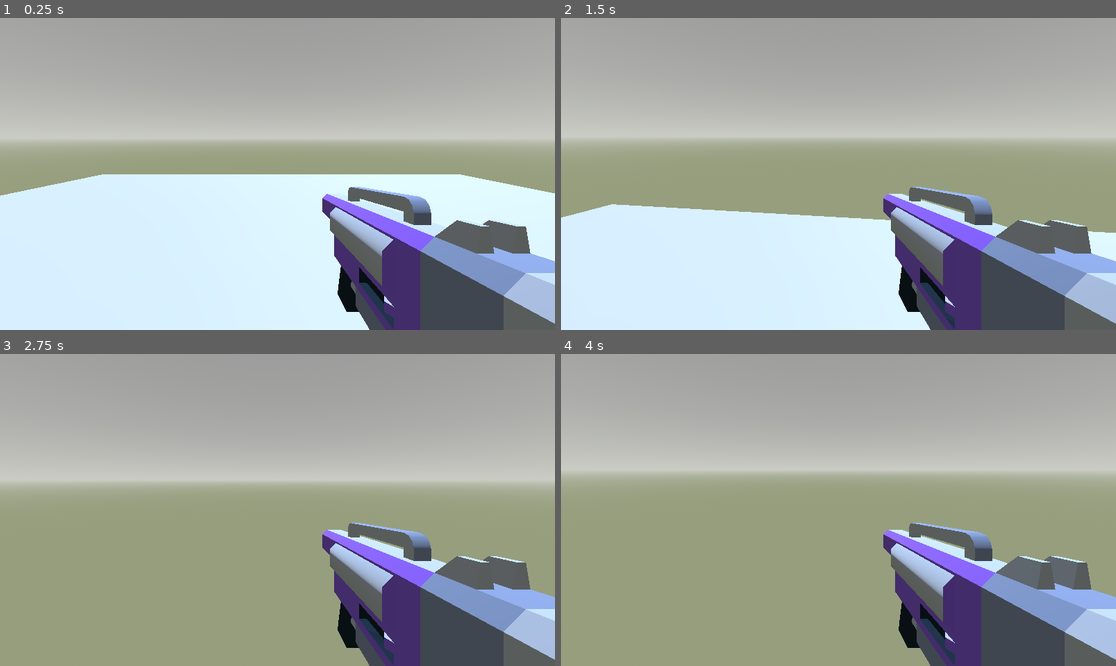
Above: before the commit, frames 1-4 (two rows, left to right).
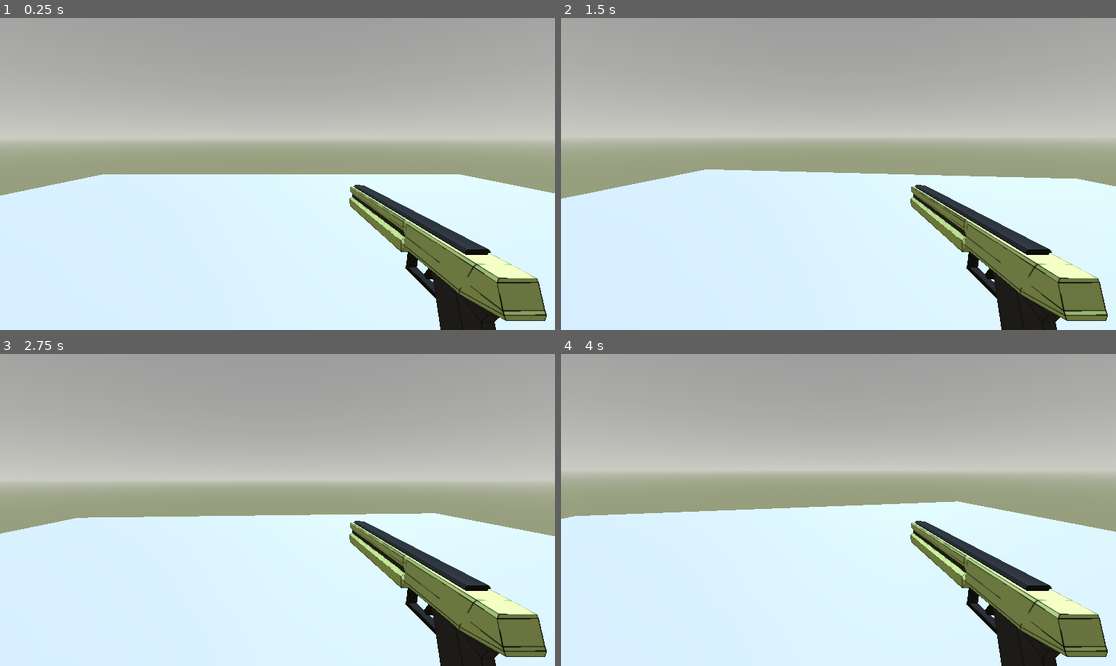
Above: after the commit, the same moments.

Repository: KeefirKeefir/GameJam24
Game: Godot game, scene res://scenes/floor.tscn
Two runs of this game, one before a commit and one after it. Both use one fixed random seed, a clock stepped at 60 frames per second and the inputs below.
Inputs (mouse positions are in pixels of both pictures, inside the frame that each line leads up to):
- Up to frame 1 (0.25 s): no input
- Up to frame 2 (1.5 s): tap Enter at 0.5 s; move the mouse to (866, 174) at 0.52 s; hold W (forward, bound only before the commit) from 0.53 s (still down); tap Space (jump, bound only before the commit) at 0.6, 0.77, 1.07, 1.35 s; move the mouse to (810, 174) at 1.27 s
- Up to frame 3 (2.75 s): keep holding W (forward, bound only before the commit); tap Space (jump, bound only before the commit) at 1.52, 1.82, 2.1 s; move the mouse to (288, 503) at 2.02 s
- Up to frame 4 (4 s): keep holding W (forward, bound only before the commit); tap Space (jump, bound only before the commit) at 2.75, 2.85, 3.02, 3.32, 3.6, 3.77 s; move the mouse to (832, 516) at 2.77 s; tap Enter at 3.5 s; move the mouse to (877, 513) at 3.52 s

The runs differ from the first frame. In frame 1, 14% of the frame differs, in the area x 58-100%, y 53-100%; in frame 2, 25%; in frame 3, 47%; in frame 4, 49%, in the area x 0-100%, y 47-100%.

Commit message:
added pistol model

Diff:
--- /dev/null
+++ b/assets/sdsgdg.tscn
@@ -0,0 +1,3 @@
+[gd_scene format=3 uid="uid://c5snbmd17stua"]
+
+[node name="Sdsgdg" type="Node3D"]
--- /dev/null
+++ b/node_3d.tscn
@@ -0,0 +1,3 @@
+[gd_scene format=3 uid="uid://d3nqcd2vjkedl"]
+
+[node name="Node3D" type="Node3D"]
--- a/project.godot
+++ b/project.godot
@@ -14,31 +14,3 @@
 run/main_scene="res://scenes/floor.tscn"
 config/features=PackedStringArray("4.3", "Forward Plus")
 config/icon="res://icon.svg"
-
-[input]
-
-left={
-"deadzone": 0.5,
-"events": [Object(InputEventKey,"resource_local_to_scene":false,"resource_name":"","device":-1,"window_id":0,"alt_pressed":false,"shift_pressed":false,"ctrl_pressed":false,"meta_pressed":false,"pressed":false,"keycode":0,"physical_keycode":65,"key_label":0,"unicode":97,"location":0,"echo":false,"script":null)
-]
-}
-right={
-"deadzone": 0.5,
-"events": [Object(InputEventKey,"resource_local_to_scene":false,"resource_name":"","device":-1,"window_id":0,"alt_pressed":false,"shift_pressed":false,"ctrl_pressed":false,"meta_pressed":false,"pressed":false,"keycode":0,"physical_keycode":68,"key_label":0,"unicode":100,"location":0,"echo":false,"script":null)
-]
-}
-forward={
-"deadzone": 0.5,
-"events": [Object(InputEventKey,"resource_local_to_scene":false,"resource_name":"","device":-1,"window_id":0,"alt_pressed":false,"shift_pressed":false,"ctrl_pressed":false,"meta_pressed":false,"pressed":false,"keycode":0,"physical_keycode":87,"key_label":0,"unicode":119,"location":0,"echo":false,"script":null)
-]
-}
-back={
-"deadzone": 0.5,
-"events": [Object(InputEventKey,"resource_local_to_scene":false,"resource_name":"","device":-1,"window_id":0,"alt_pressed":false,"shift_pressed":false,"ctrl_pressed":false,"meta_pressed":false,"pressed":false,"keycode":0,"physical_keycode":83,"key_label":0,"unicode":115,"location":0,"echo":false,"script":null)
-]
-}
-jump={
-"deadzone": 0.5,
-"events": [Object(InputEventKey,"resource_local_to_scene":false,"resource_name":"","device":-1,"window_id":0,"alt_pressed":false,"shift_pressed":false,"ctrl_pressed":false,"meta_pressed":false,"pressed":false,"keycode":0,"physical_keycode":32,"key_label":0,"unicode":32,"location":0,"echo":false,"script":null)
-]
-}
--- /dev/null
+++ b/scenes/gunstetstscn.tscn
@@ -0,0 +1,11 @@
+[gd_scene load_steps=4 format=3 uid="uid://bkwu42a4cxmea"]
+
+[ext_resource type="ArrayMesh" uid="uid://c20vteratwg3b" path="res://assets/gcpistol.obj" id="1_2ht0s"]
+[ext_resource type="Texture2D" uid="uid://61qf45jjho8u" path="res://assets/gungrid3.png" id="2_hw8ey"]
+
+[sub_resource type="StandardMaterial3D" id="StandardMaterial3D_6pu7b"]
+albedo_texture = ExtResource("2_hw8ey")
+
+[node name="MeshInstance3D" type="MeshInstance3D"]
+mesh = ExtResource("1_2ht0s")
+surface_material_override/0 = SubResource("StandardMaterial3D_6pu7b")
--- a/scenes/player.tscn
+++ b/scenes/player.tscn
@@ -1,10 +1,11 @@
-[gd_scene load_steps=8 format=3 uid="uid://ddn3gi1k5ock8"]
+[gd_scene load_steps=9 format=3 uid="uid://ddn3gi1k5ock8"]
 
 [ext_resource type="Script" path="res://scripts/player.gd" id="1_wxbg3"]
 [ext_resource type="PackedScene" uid="uid://dpk8kg8331frq" path="res://assets/blasterA.glb" id="2_10p0m"]
 [ext_resource type="Script" path="res://scripts/camera_control.gd" id="2_bbeqo"]
 [ext_resource type="Script" path="res://scenes/navigation.gd" id="3_0on3f"]
 [ext_resource type="Script" path="res://scripts/movement.gd" id="4_vms48"]
+[ext_resource type="PackedScene" uid="uid://bkwu42a4cxmea" path="res://scenes/gunstetstscn.tscn" id="5_pesc3"]
 
 [sub_resource type="CapsuleShape3D" id="CapsuleShape3D_psx23"]
 
@@ -35,6 +36,11 @@
 
 [node name="blasterA2" parent="TwistPivot/PitchPivot/CameraController/Camera3D/MeshInstance3D" instance=ExtResource("2_10p0m")]
 transform = Transform3D(1, 0, 0, 0, 1, 0, 0, 0, 1, 0.25, -0.25, -0.5)
+visible = false
+
+[node name="MeshInstance3D2" parent="TwistPivot/PitchPivot/CameraController/Camera3D/MeshInstance3D" instance=ExtResource("5_pesc3")]
+transform = Transform3D(-2.18557e-09, 0, 0.05, 0.00809397, 0.0493405, 3.53799e-10, -0.0493405, 0.00809397, -2.15674e-09, 0.411226, -0.244954, -0.693282)
+skeleton = NodePath("../..")
 
 [node name="NavigationAgent3D" type="NavigationAgent3D" parent="."]
 debug_enabled = true
Not shown, added: assets/gcpistol.obj
Not shown, added: assets/gcpistol.obj.import
Binary file added: assets/gungrid3.png
Not shown, added: assets/gungrid3.png.import
